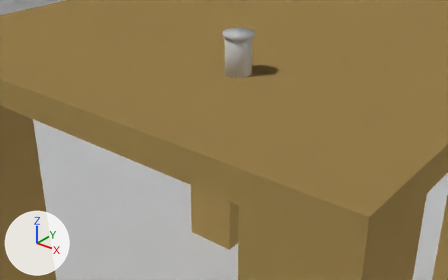
Two versions of the Blender file DyNaDeMo/assets/Textures/Char1DeathRoute.blend, one commit apart.
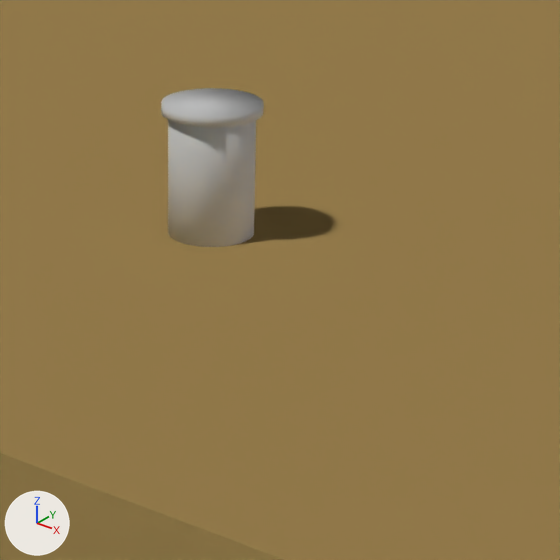
There are two pictures of each version: one from a 50 mm lens placed at (0.2349, -0.4196, 0.4938), pointed at (0.0081, -0.1362, 0.3181), one close up on the part from 38% to 78% of the width and 0% to 63% of the height. The lights are fixed; the arrows at lower left show +X, +Y and +Z.

Objects in the first close-up: 'MRTable', 'PillBottle'.
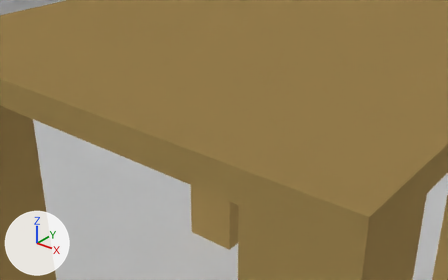
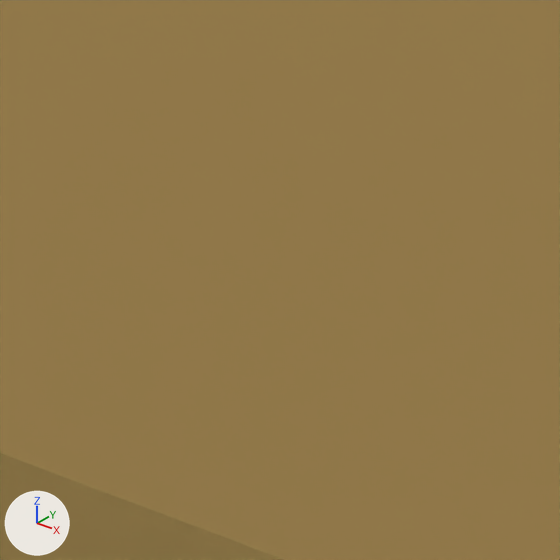
Diff of the bpy script that builds the scene:
```diff
--- a/DyNaDeMo/assets/Textures/Char1DeathRoute.blend.py
+++ b/DyNaDeMo/assets/Textures/Char1DeathRoute.blend.py
@@ ob_pillbottle @@
-ob_pillbottle = bpy.data.objects.new('PillBottle', me_pillbottle)
-ob_pillbottle.location = (0.0, -0.1113, 0.3682)
-ob_pillbottle.scale = (0.00894, 0.00894, 0.0134)
```

Pixel boxes [x1, y1, x2, y2] of what changed, in the close-ups (560 x 560 px):
'PillBottle', deleted
    before: [161, 88, 264, 247]
    faces in mat_material_001 (white #e7e7e7): [168, 120, 256, 247]
    faces in mat_lid (white #e7e7e7): [161, 88, 264, 127]
